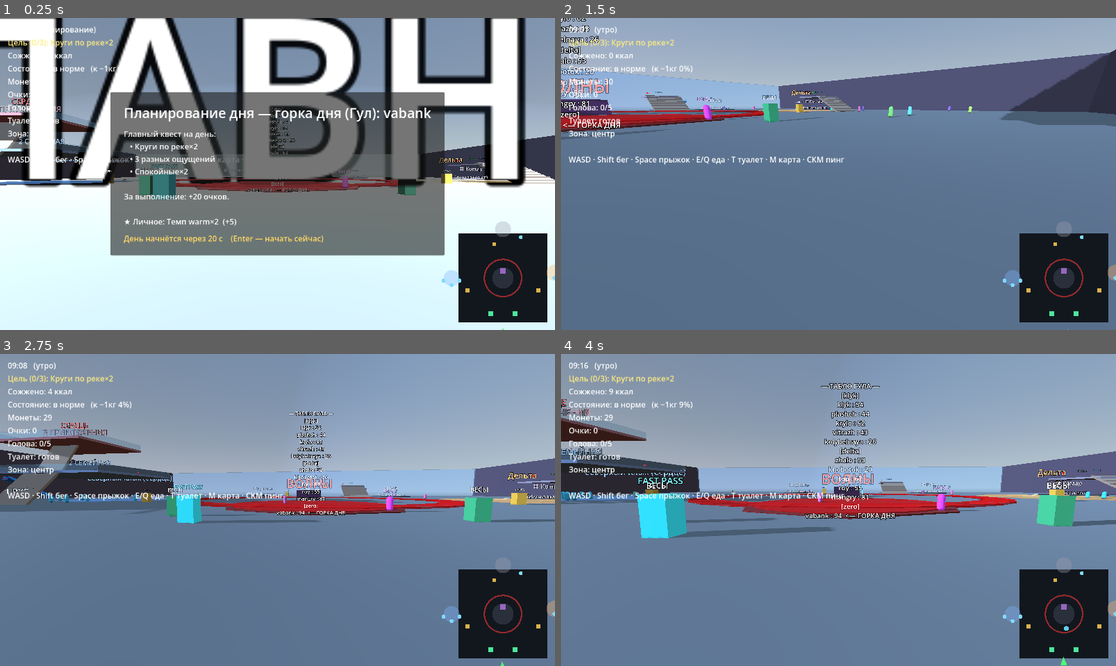
Above: before the commit, frames 1-4 (two rows, left to right).
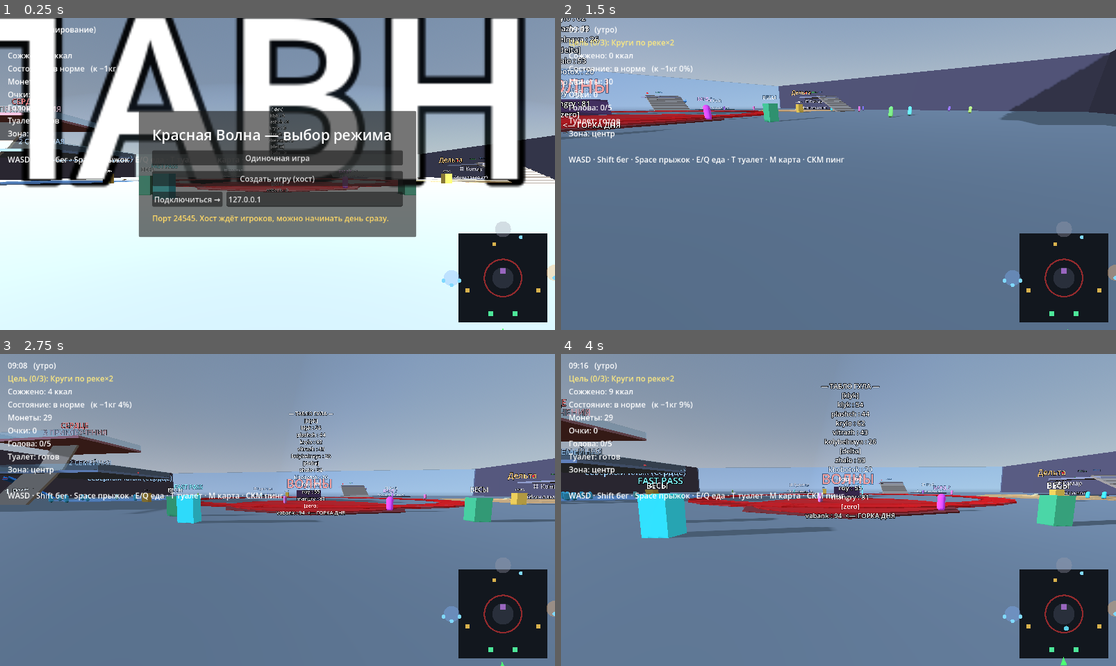
Above: after the commit, the same moments.

Repository: evangelipeep/Red-Wave
Game: Godot game, scene res://world/ParkGreybox.tscn
The game is run twice, just before and just after one commit, with the same random seed, the same clock (stepped at 60 frames per second) and the same inputs. The project has no main scene, so this scene is started directly.
Inputs (mouse positions are in pixels of both pictures, inside the frame that each line leads up to):
- Up to frame 1 (0.25 s): no input
- Up to frame 2 (1.5 s): click (838, 158) at 0.5 s, where only the run after the commit has a clickable "Одиночная игра"; tap Enter (ui_accept) at 1.25 s; drag from (1066, 276) to (894, 105) at 1.27 s
- Up to frame 3 (2.75 s): move the mouse to (249, 510) at 2.02 s; hold W (move_forward) from 2.03 s (still down); tap E (eat_snack) at 2.1 s; tap Space (jump) at 2.27 s
- Up to frame 4 (4 s): keep holding W (move_forward); move the mouse to (849, 503) at 2.77 s; hold Middle mouse button (ping) 2.78-3.53 s; move the mouse to (832, 516) at 3.52 s; tap Shift (sprint) at 3.6 s; click (832, 516) at 3.67 s; tap Space (jump) at 3.77 s

The runs differ from the first frame. In frame 1, 19% of the frame differs, in the area x 1-81%, y 6-77%; in frame 2, nothing differs; in frame 3, less than 0.1%; in frame 4, less than 0.1%.

Commit message:
feat(net): кооп — лобби в игре (одиночная/хост/подключиться) + фикс is_online
LobbyOverlay при старте даёт выбор режима; кнопки зовут Net.host/join
и RunBootstrap.begin_local/begin_remote (старт дня вынесен из _ready).
cmdline --host/--join/--single пропускают лобби. Игрок заморожен до
выбора.

Фикс: Net.is_online() звал has_multiplayer_peer(), который в Godot 4
всегда true (дефолтный OfflineMultiplayerPeer) — сетевые пути работали
и в одиночке. Теперь честный флаг _online (только host/join).
Проверено: без args лобби ждёт; --single стартует; cmdline-кооп синхронит день.

Co-Authored-By: Claude Opus 4.8 <noreply@anthropic.com>

Diff:
--- a/autoload/Net.gd
+++ b/autoload/Net.gd
@@ -8,6 +8,10 @@
 
 const PORT := 24545
 const MAX_PEERS := 8
+
+# В Godot 4 по умолчанию стоит OfflineMultiplayerPeer, поэтому has_multiplayer_peer()
+# всегда true. Отдельный флаг отличает реальную сессию (host/join) от одиночной.
+var _online: bool = false
 
 func _ready() -> void:
 	multiplayer.peer_connected.connect(_on_peer_connected)
@@ -27,6 +31,7 @@
 		push_warning("[Net] не удалось поднять сервер: %d" % err)
 		return
 	multiplayer.multiplayer_peer = peer
+	_online = true
 	print("[Net] ХОСТ на порту %d, id=%d" % [port, multiplayer.get_unique_id()])
 
 func join(ip: String, port: int = PORT) -> void:
@@ -36,13 +41,15 @@
 		push_warning("[Net] не удалось создать клиента: %d" % err)
 		return
 	multiplayer.multiplayer_peer = peer
+	_online = true
 	print("[Net] подключаюсь к %s:%d…" % [ip, port])
 
 func leave() -> void:
 	multiplayer.multiplayer_peer = null
+	_online = false
 
 func is_online() -> bool:
-	return multiplayer.has_multiplayer_peer()
+	return _online
 
 func is_server() -> bool:
 	if is_online():
--- /dev/null
+++ b/ui/LobbyOverlay.gd
@@ -0,0 +1,85 @@
+extends CanvasLayer
+## Лобби при старте: выбор режима — одиночная / создать игру (хост) / подключиться (IP).
+## Если режим задан из cmdline (--host/--join/--single), лобби не показывается —
+## RunBootstrap стартует сам (для headless-тестов и быстрого запуска).
+
+@onready var _bootstrap: Node = get_tree().current_scene
+var _ip_edit: LineEdit
+var _status: Label
+
+func _ready() -> void:
+	var args := OS.get_cmdline_user_args()
+	if "--host" in args or "--join" in args or "--single" in args or Net.is_online():
+		queue_free()   # режим уже выбран из cmdline — лобби не нужно
+		return
+	_build_ui()
+
+func _build_ui() -> void:
+	var center := CenterContainer.new()
+	center.anchor_right = 1.0
+	center.anchor_bottom = 1.0
+	add_child(center)
+	var panel := PanelContainer.new()
+	center.add_child(panel)
+	var margin := MarginContainer.new()
+	for side in ["left", "top", "right", "bottom"]:
+		margin.add_theme_constant_override("margin_" + side, 28)
+	panel.add_child(margin)
+	var v := VBoxContainer.new()
+	v.custom_minimum_size = Vector2(520, 0)
+	v.add_theme_constant_override("separation", 12)
+	margin.add_child(v)
+
+	var title := Label.new()
+	title.add_theme_font_size_override("font_size", 30)
+	title.text = "Красная Волна — выбор режима"
+	v.add_child(title)
+
+	var b_single := Button.new()
+	b_single.text = "Одиночная игра"
+	b_single.pressed.connect(_on_single)
+	v.add_child(b_single)
+
+	var b_host := Button.new()
+	b_host.text = "Создать игру (хост)"
+	b_host.pressed.connect(_on_host)
+	v.add_child(b_host)
+
+	var hb := HBoxContainer.new()
+	hb.add_theme_constant_override("separation", 8)
+	v.add_child(hb)
+	var b_join := Button.new()
+	b_join.text = "Подключиться →"
+	b_join.pressed.connect(_on_join)
+	hb.add_child(b_join)
+	_ip_edit = LineEdit.new()
+	_ip_edit.text = "127.0.0.1"
+	_ip_edit.custom_minimum_size = Vector2(220, 0)
+	_ip_edit.size_flags_horizontal = Control.SIZE_EXPAND_FILL
+	hb.add_child(_ip_edit)
+
+	_status = Label.new()
+	_status.modulate = Color(1, 0.85, 0.4)
+	_status.text = "Порт %d. Хост ждёт игроков, можно начинать день сразу." % Net.PORT
+	v.add_child(_status)
+
+func _on_single() -> void:
+	_finish()
+	_bootstrap.begin_local()
+
+func _on_host() -> void:
+	Net.host()
+	_finish()
+	_bootstrap.begin_local()
+
+func _on_join() -> void:
+	var ip := _ip_edit.text.strip_edges()
+	if ip.is_empty():
+		_status.text = "Введите IP хоста."
+		return
+	Net.join(ip)
+	_finish()
+	_bootstrap.begin_remote()
+
+func _finish() -> void:
+	queue_free()
--- /dev/null
+++ b/ui/LobbyOverlay.tscn
@@ -0,0 +1,7 @@
+[gd_scene load_steps=2 format=3 uid="uid://drwlobby00001"]
+
+[ext_resource type="Script" path="res://ui/LobbyOverlay.gd" id="1"]
+
+[node name="LobbyOverlay" type="CanvasLayer"]
+layer = 5
+script = ExtResource("1")
--- a/world/ParkGreybox.tscn
+++ b/world/ParkGreybox.tscn
@@ -1,6 +1,7 @@
-[gd_scene load_steps=15 format=3 uid="uid://drwparkgb0001"]
+[gd_scene load_steps=16 format=3 uid="uid://drwparkgb0001"]
 
 [ext_resource type="Script" path="res://world/RunBootstrap.gd" id="1"]
+[ext_resource type="PackedScene" path="res://ui/LobbyOverlay.tscn" id="14"]
 [ext_resource type="Script" path="res://world/Lighting.gd" id="2"]
 [ext_resource type="Script" path="res://world/ParkBuilder.gd" id="3"]
 [ext_resource type="PackedScene" path="res://player/Player.tscn" id="4"]
@@ -74,3 +75,5 @@
 [node name="MapOverlay" parent="." instance=ExtResource("8")]
 
 [node name="FinaleScreen" parent="." instance=ExtResource("9")]
+
+[node name="LobbyOverlay" parent="." instance=ExtResource("14")]
--- a/world/RunBootstrap.gd
+++ b/world/RunBootstrap.gd
@@ -20,11 +20,20 @@
 	EventBus.scheduled_event.connect(_on_scheduled)
 	EventBus.guard_alert.connect(_on_guard_alert)
 	Clock.day_finished.connect(_on_day_end)
-	# Клиент в сети ждёт день от хоста (CoopManager._sync_session): свой Гул не катит.
-	if Net.is_online() and not Net.is_server():
-		RunState.personal_quest = QuestGenerator.generate_personal()
-		print("[Run] клиент: ожидание дня от хоста…")
-		return
+	# Если сеть уже поднята из cmdline (--host/--join) или режим --single — стартуем сразу.
+	# Иначе ждём выбора в лобби (LobbyOverlay вызовет begin_local/begin_remote).
+	var args := OS.get_cmdline_user_args()
+	if Net.is_online():
+		if Net.is_server():
+			begin_local()
+		else:
+			begin_remote()
+	elif "--single" in args:
+		begin_local()
+	# else: лобби покажет экран и сам вызовет begin_local/begin_remote по кнопке.
+
+## Хост или одиночная: бросает Гул, генерит квест дня, запускает планирование/день.
+func begin_local() -> void:
 	Hype.roll()
 	RunState.main_quest = QuestGenerator.generate_main()
 	RunState.personal_quest = QuestGenerator.generate_personal()
@@ -35,6 +44,11 @@
 	else:
 		Clock.start_run()
 		EventBus.run_started.emit()
+
+## Клиент в сети: свой Гул не катит, ждёт день от хоста (CoopManager._sync_session).
+func begin_remote() -> void:
+	RunState.personal_quest = QuestGenerator.generate_personal()
+	print("[Run] клиент: ожидание дня от хоста…")
 
 func _on_guard_alert(_level: int) -> void:
 	if _guard_spawned:
Not shown, changed: PHASE1_PLAN.md
